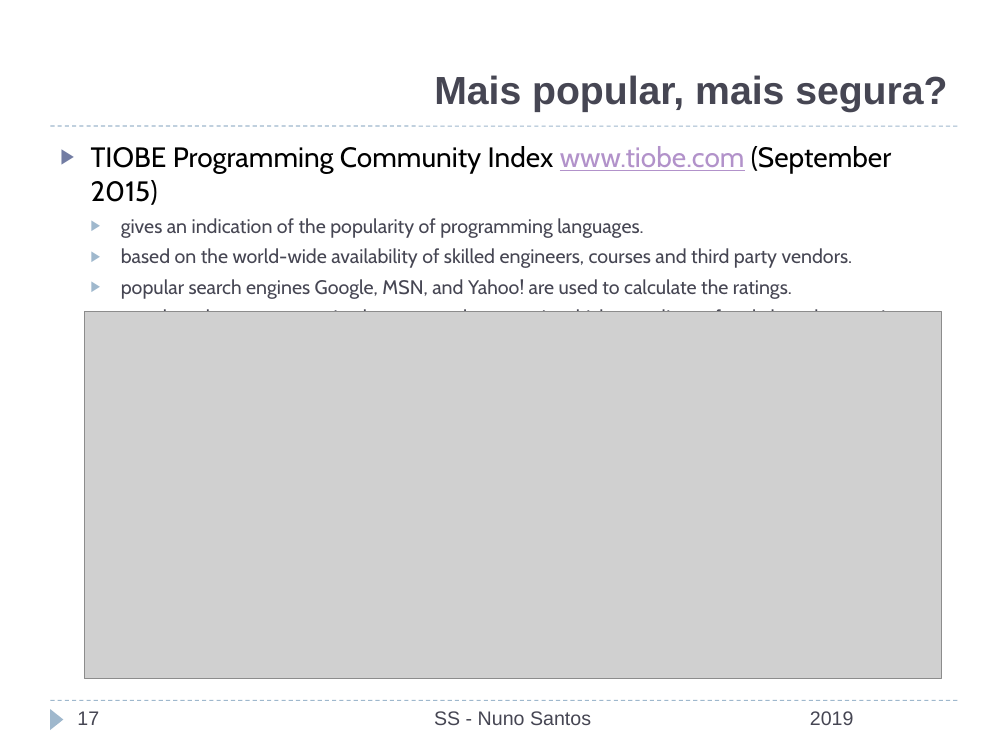
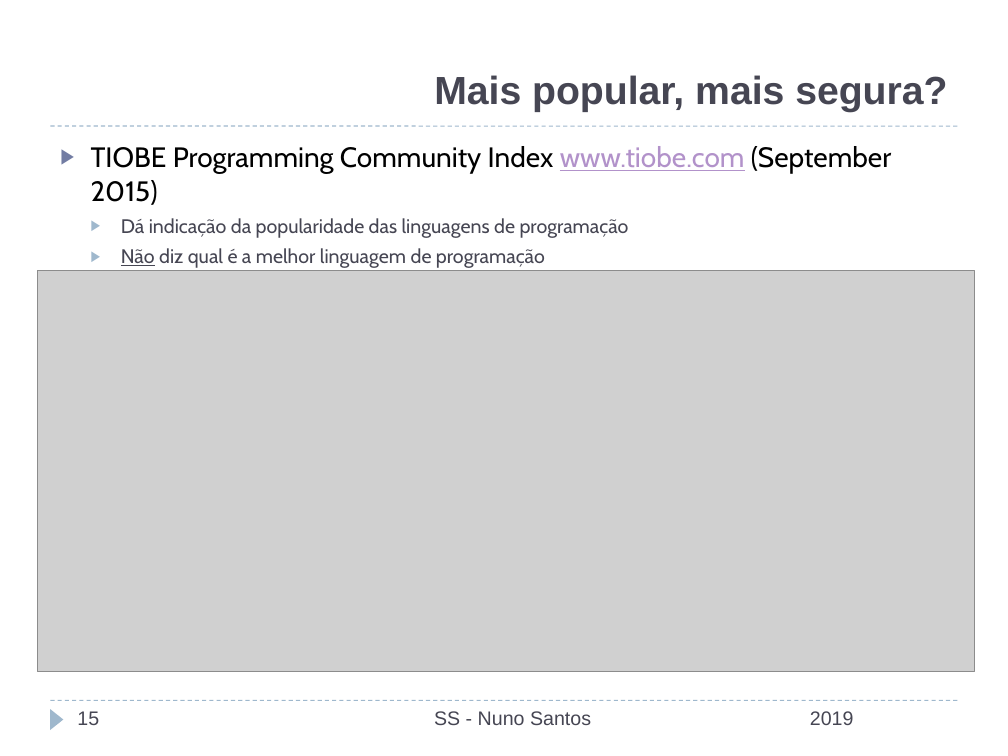
Before and after one commit to nuno-santos/acite2019, a slide deck: slide 15 of teoricas/acite2019-08-secure_sw_devel.pptx (slide 17 before the commit). Drawn at 1008x756 pixels with LibreOffice and Linux fonts; fonts in the diff are those of the drawing; grey boxes stand for pictures; background and template pictures are left out. Boxes give left, top, right and bottom in pixels: in the first picture for what was removed or moved away, otherwise in the second. Text is boxed around its words. In the diff, an @@ line names an element or a change of style, - is before the commit and + after.

```diff
--- a/teoricas/acite2019-08-secure_sw_devel.pptx
+++ b/teoricas/acite2019-08-secure_sw_devel.pptx
@@ text at box(121, 218, 629, 268): text changed @@
-  ▶ gives an indication of the popularity of programming languages.
-  ▶ based on the world-wide availability of skilled engineers, courses and third party vendors.
-  ▶ popular search engines Google, MSN, and Yahoo! are used to calculate the ratings.
-  ▶ not about best programming language or language in which most lines of code have been written
+  ▶ Dá indicação da popularidade das linguagens de programação
+  ▶ Não diz qual é a melhor linguagem de programação
@@ picture: place and size @@
-picture at box(85, 311, 941, 678)
+picture at box(37, 270, 974, 671)
@@ page number at box(77, 711, 99, 725): text changed @@
-17
+15
```
Also in this commit, not shown: 19 other slides changed, 1 slide added, 3 slides removed, 1 other file.
